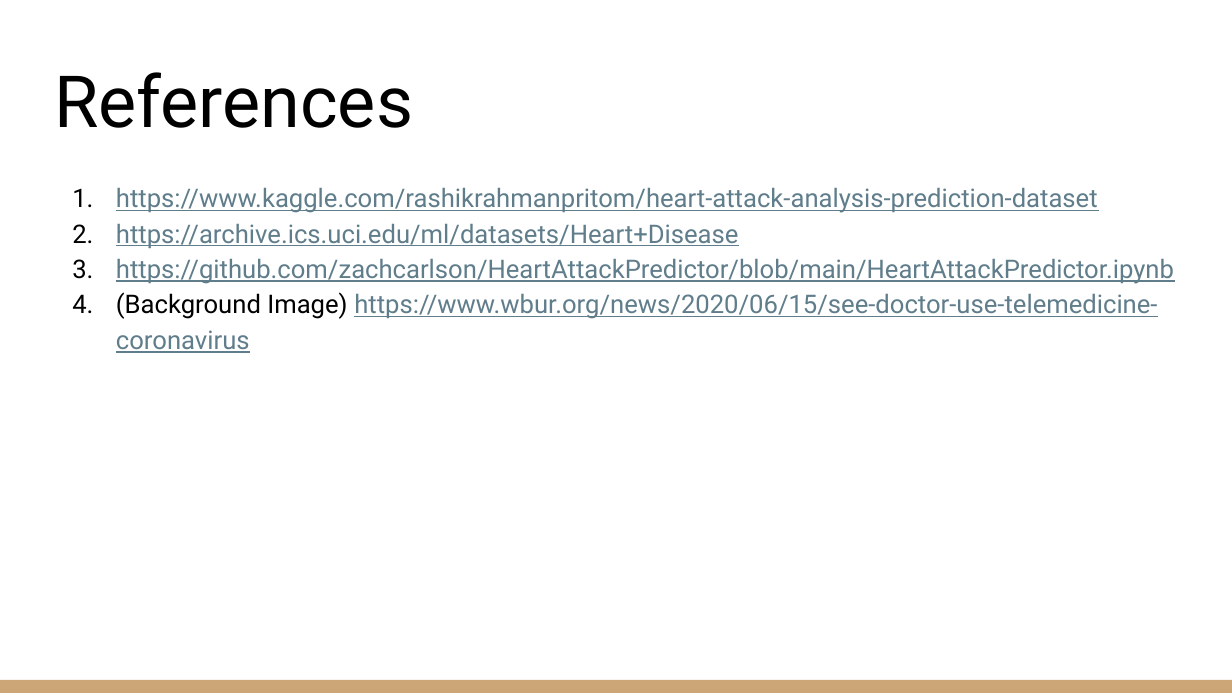
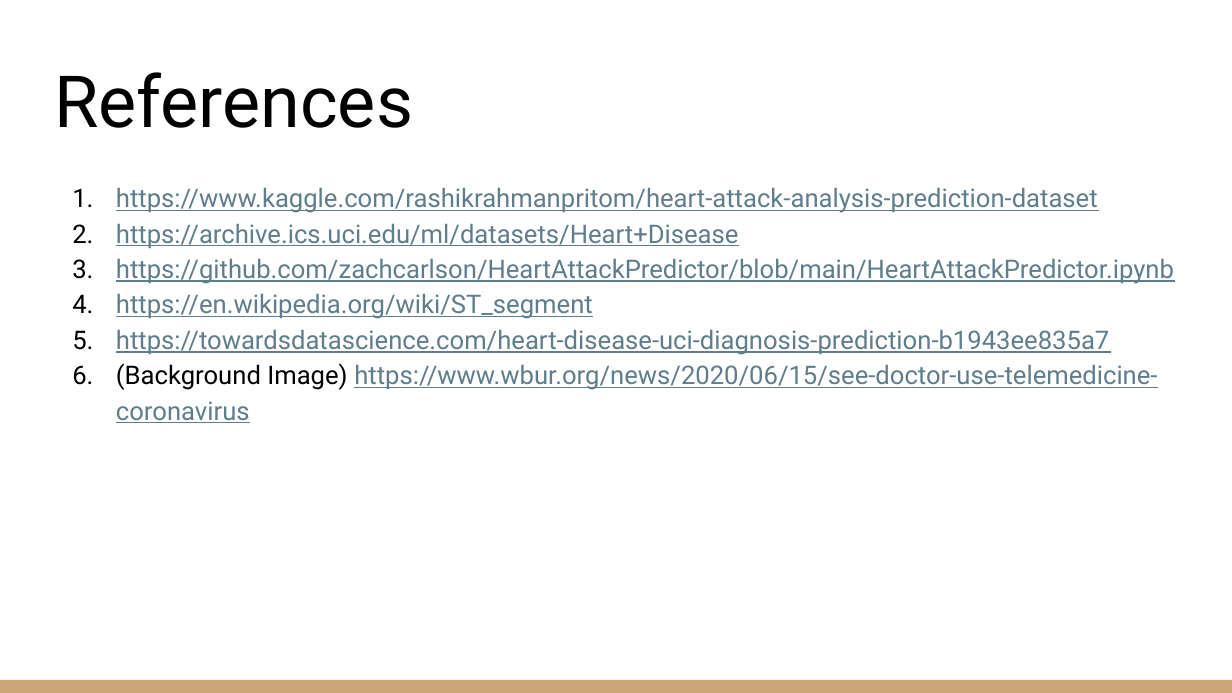
Before and after one commit to zachcarlson/HeartAttackPredictor, a slide deck: slide 31 of documents/DSCI 631 Final Project Presentation.pptx (slide 29 before the commit). Drawn at 1232x693 pixels with LibreOffice and Linux fonts; fonts in the diff are those of the drawing. Boxes give left, top, right and bottom in pixels: in the first picture for what was removed or moved away, otherwise in the second. Text is boxed around its words. In the diff, an @@ line names an element or a change of style, - is before the commit and + after.

```diff
--- a/documents/DSCI 631 Final Project Presentation.pptx
+++ b/documents/DSCI 631 Final Project Presentation.pptx
@@ text at (x1=116, y1=294, x2=1109, y2=355): paragraphs added @@
+4. https://en.wikipedia.org/wiki/ST_segment
+5. https://towardsdatascience.com/heart-disease-uci-diagnosis-prediction-b1943ee835a7
```
Also in this commit, not shown: 2 other slides changed, 2 slides added, 1 other file.
